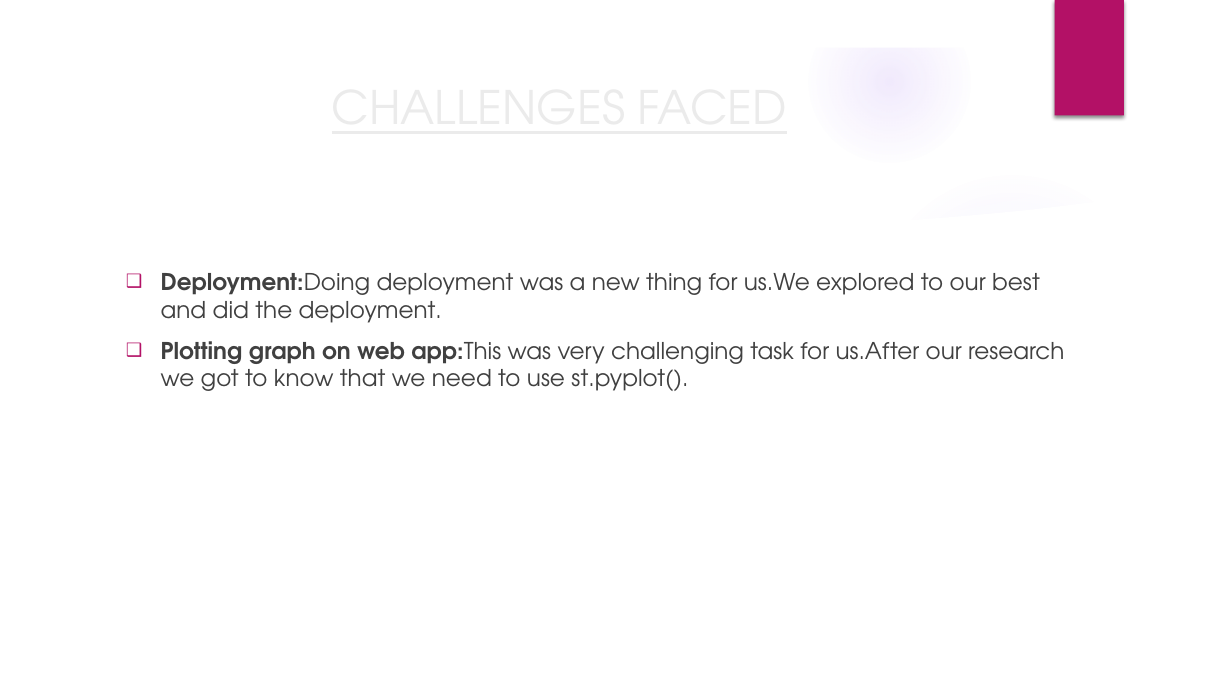
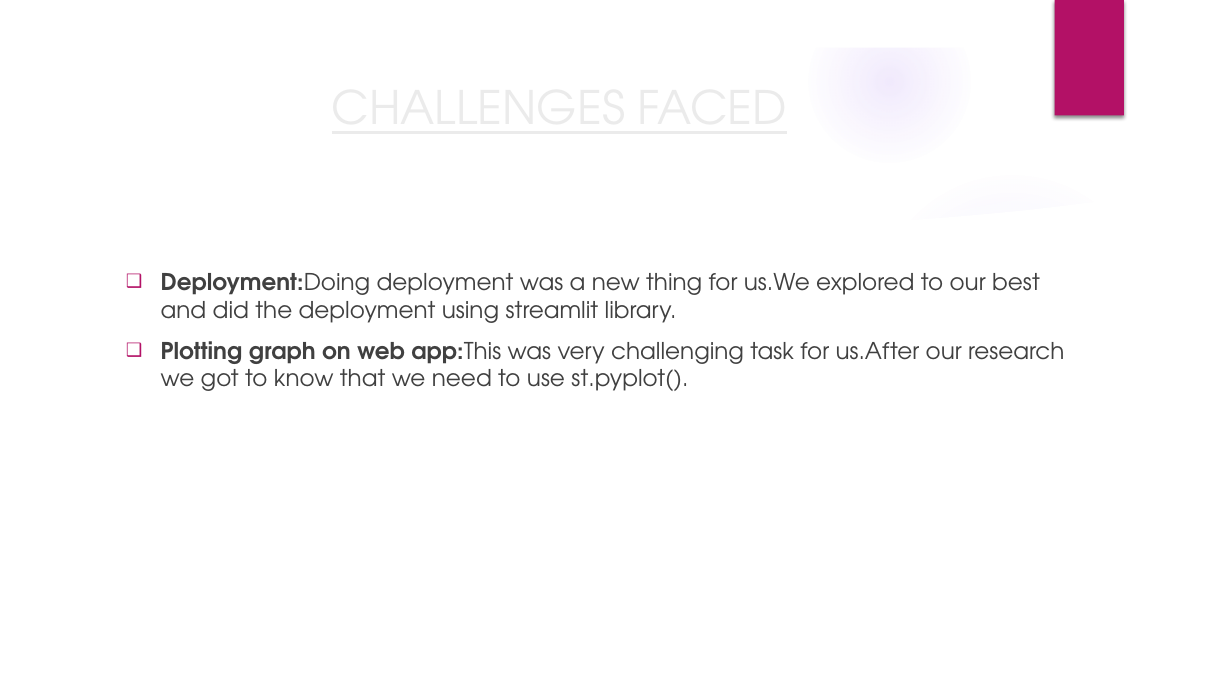
Before and after one commit to sidh478/TCS_Stock_Analysis, a slide deck: slide 31 of Final Project Presentation Group 1.pptx. Drawn at 1232x693 pixels with LibreOffice and Linux fonts; fonts in the diff are those of the drawing; background and template pictures are left out. Boxes give left, top, right and bottom in pixels: in the first picture for what was removed or moved away, otherwise in the second. Text is boxed around its words. In the diff, an @@ line names an element or a change of style, - is before the commit and + after.

```diff
--- a/Final Project Presentation Group 1.pptx
+++ b/Final Project Presentation Group 1.pptx
@@ text at [161, 273, 1040, 323]: text changed @@
-❑ Deployment:Doing deployment was a new thing for us.We explored to our best and did the deployment.
+❑ Deployment:Doing deployment was a new thing for us.We explored to our best and did the deployment using streamlit library.
```
Also in this commit, not shown: 2 other files.
